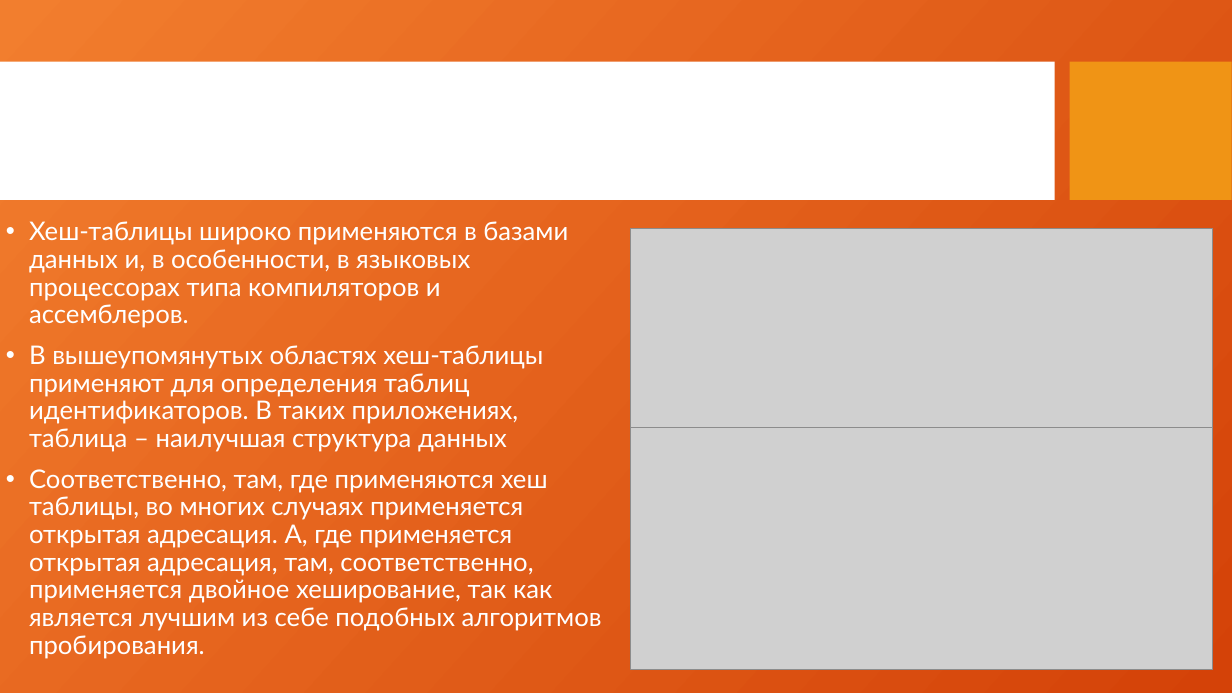
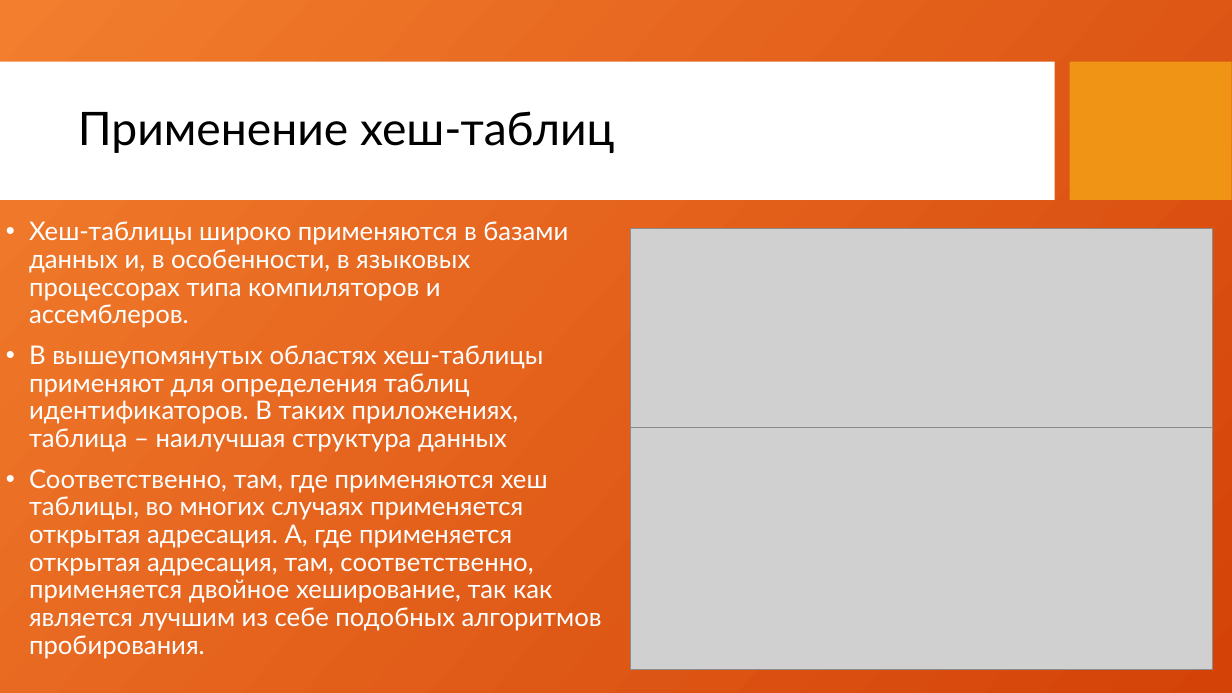
Before and after one commit to cicada44/sibsutis, a slide deck: slide 7 of 3sem/DSA/cw/presentation.pptx. Drawn at 1232x693 pixels with LibreOffice and Linux fonts; fonts in the diff are those of the drawing; grey boxes stand for pictures; background and template pictures are left out. Boxes give left, top, right and bottom in pixels: in the first picture for what was removed or moved away, otherwise in the second. Text is boxed around its words. In the diff, an @@ line names an element or a change of style, - is before the commit and + after.

```diff
--- a/3sem/DSA/cw/presentation.pptx
+++ b/3sem/DSA/cw/presentation.pptx
@@ title "Применение хеш-таблиц" at (78, 111, 615, 153): text colour #FFFFFF to #000000 @@
```
Also in this commit, not shown: 8 other slides changed, 7 other files.
